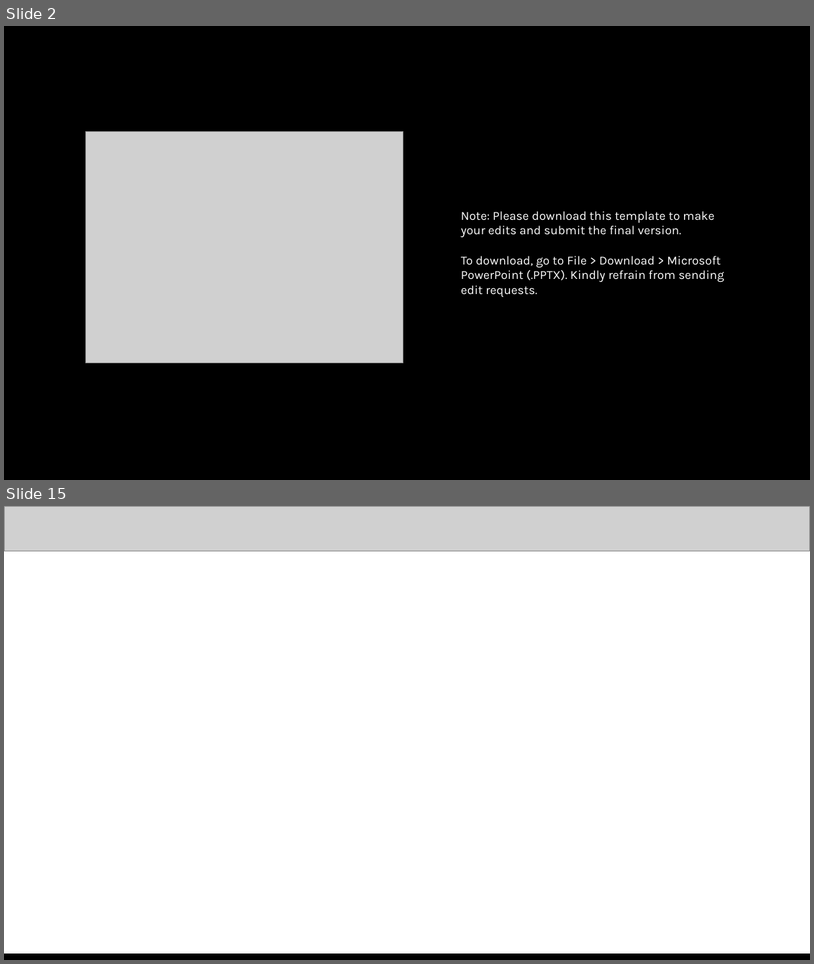
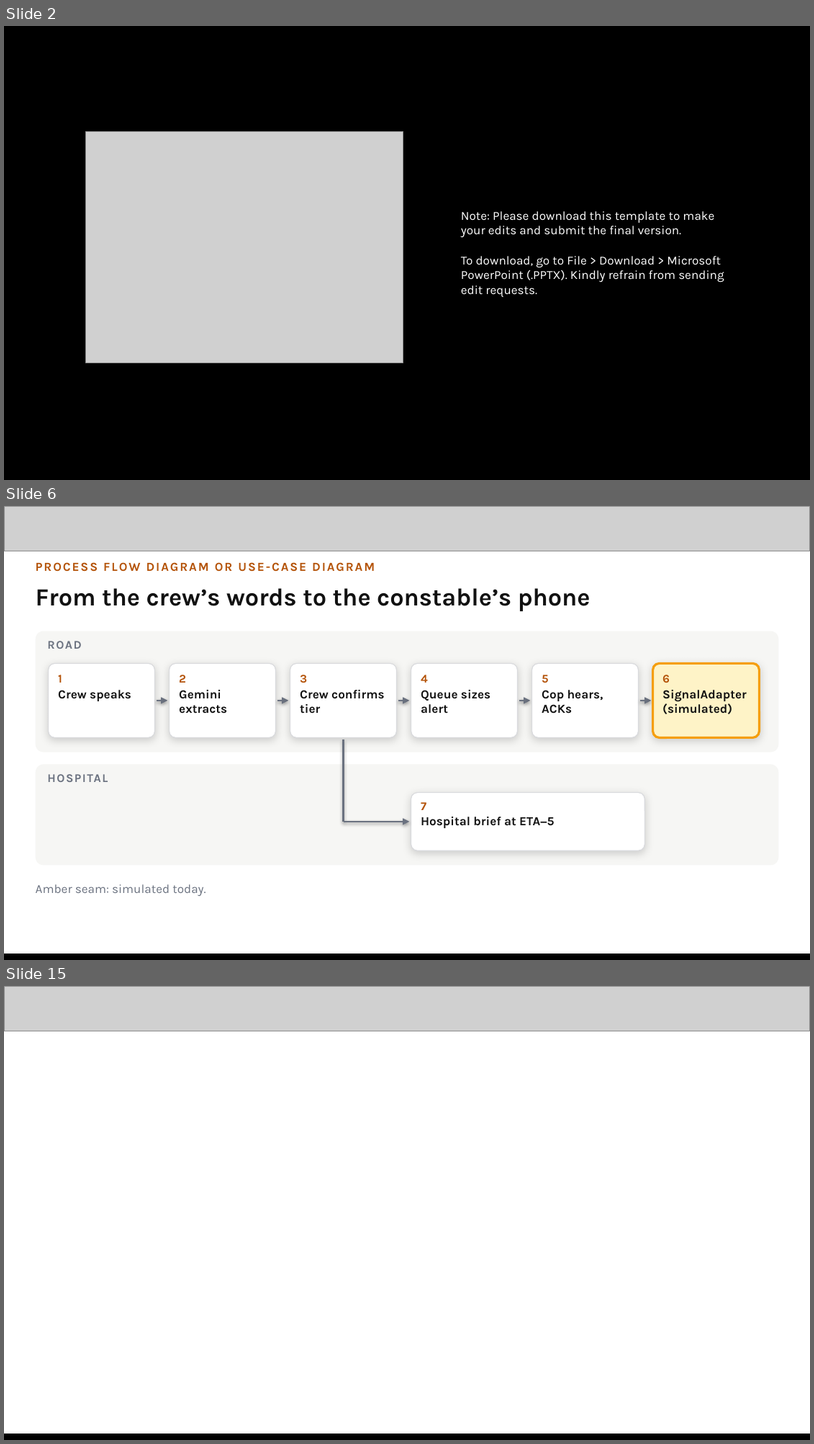
Before and after one commit to Nandish3010/ideal-disco, a slide deck: deck/Green-Corridor-Submission.pptx. Shown one above the other, each under a label of ours: slides 2 and 15 before the commit, slides 2, 6 and 15 after it; the slides between them are not shown. The pictures are 814x964 and 814x1444 pixels, drawn with LibreOffice and Linux fonts; fonts in the diff are those of the drawing; grey boxes stand for pictures. Boxes give left, top, right and bottom in pixels: in the first picture for what was removed or moved away, otherwise in the second. Text is boxed around its words. In the diff, an @@ line names an element or a change of style, - is before the commit and + after.

```diff
--- a/deck/Green-Corridor-Submission.pptx
+++ b/deck/Green-Corridor-Submission.pptx
@@ slide 6 added at box(4, 506, 810, 960), background #FFFFFF @@
@@ picture added at box(4, 506, 810, 551) @@
@@ text added at box(36, 562, 375, 572), 11 pt, text #B45309, bold @@
+PROCESS FLOW DIAGRAM OR USE-CASE DIAGRAM
@@ text added at box(36, 588, 591, 611), 22 pt, text #111111, bold @@
+From the crew’s words to the constable’s phone
@@ rounded rectangle added at box(36, 631, 779, 752), fill #F6F6F4 @@
@@ text added at box(47, 641, 81, 649), 10.5 pt, text #6B7280, bold @@
+ROAD
@@ rounded rectangle added at box(49, 663, 154, 737), fill #FFFFFF, outline #D9DADD 0.75 pt, 11 pt, text #111111, bold @@
+1
+Crew speaks
@@ rounded rectangle added at box(170, 663, 275, 737), fill #FFFFFF, outline #D9DADD 0.75 pt, 11 pt, text #111111, bold @@
+2
+Gemini extracts
@@ rounded rectangle added at box(291, 663, 396, 737), fill #FFFFFF, outline #D9DADD 0.75 pt, 11 pt, text #111111, bold @@
+3
+Crew confirms tier
@@ rounded rectangle added at box(412, 663, 517, 737), fill #FFFFFF, outline #D9DADD 0.75 pt, 11 pt, text #111111, bold @@
+4
+Queue sizes alert
@@ rounded rectangle added at box(532, 663, 638, 737), fill #FFFFFF, outline #D9DADD 0.75 pt, 11 pt, text #111111, bold @@
+5
+Cop hears, ACKs
@@ rounded rectangle added at box(653, 663, 759, 737), fill #FEF3C7, outline #F59E0B 2 pt, 11 pt, text #111111, bold @@
+6
+SignalAdapter (simulated)
@@ arrow added from (157, 700) to (167, 700), #6B7280 1.5 pt @@
@@ arrow added from (278, 700) to (288, 700), #6B7280 1.5 pt @@
@@ arrow added from (399, 700) to (409, 700), #6B7280 1.5 pt @@
@@ arrow added from (520, 700) to (530, 700), #6B7280 1.5 pt @@
@@ arrow added from (640, 700) to (651, 700), #6B7280 1.5 pt @@
@@ line added from (344, 739) to (344, 821), #6B7280 1.5 pt @@
@@ rounded rectangle added at box(36, 764, 779, 865), fill #F6F6F4 @@
@@ text added at box(47, 774, 108, 782), 10.5 pt, text #6B7280, bold @@
+HOSPITAL
@@ rounded rectangle added at box(412, 793, 645, 850), fill #FFFFFF, outline #D9DADD 0.75 pt, 11 pt, text #111111, bold @@
+7
+Hospital brief at ETA−5
@@ arrow added from (344, 821) to (409, 821), #6B7280 1.5 pt @@
@@ text added at box(36, 884, 206, 896), 11 pt, text #6B7280 @@
+Amber seam: simulated today.
@@ picture added at box(4, 955, 810, 960) @@
@@ rectangle added at box(4, 954, 810, 960), fill #000000 @@
```
Also in this commit, not shown: 11 slides changed, 1 other slide added, 2 slides removed, 11 other files.
